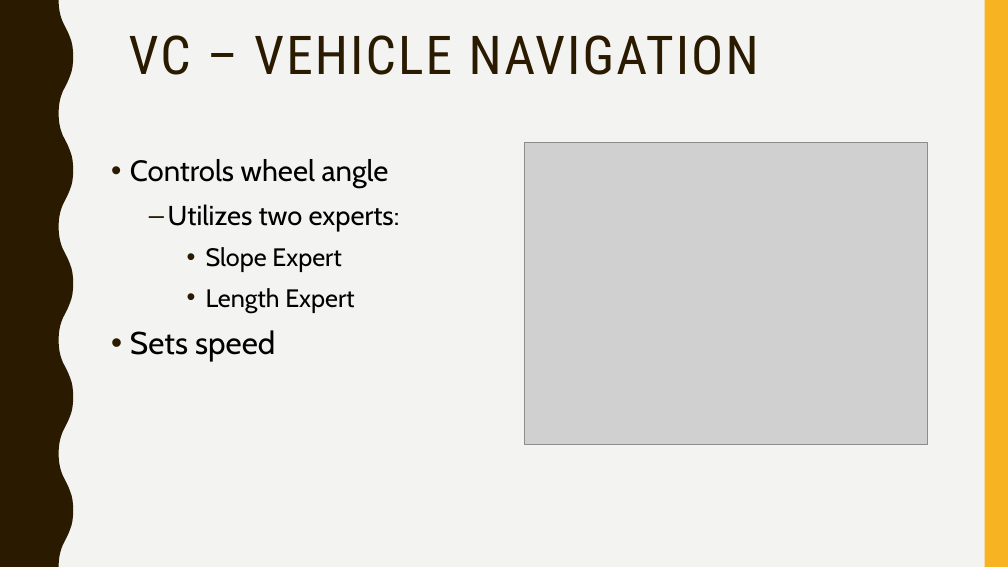
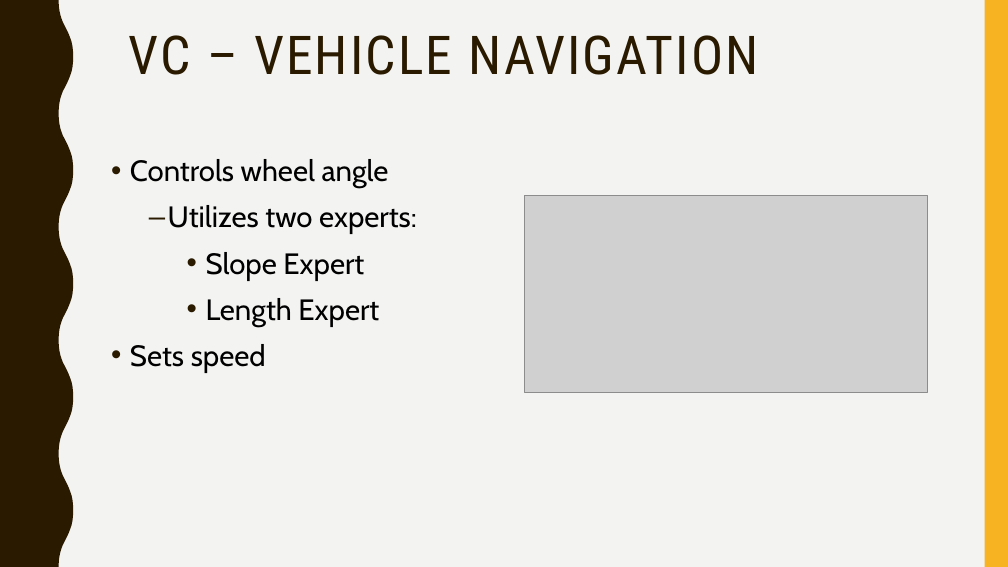
Before and after one commit to jean-lucas/vic, a slide deck: slide 14 of Presentation/Vehicle-Intersection-Control-Presentation.pptx (slide 12 before the commit). Drawn at 1008x567 pixels with LibreOffice and Linux fonts; fonts in the diff are those of the drawing; grey boxes stand for pictures. Boxes give left, top, right and bottom in pixels: in the first picture for what was removed or moved away, otherwise in the second. Text is boxed around its words. In the diff, an @@ line names an element or a change of style, - is before the commit and + after.

```diff
--- a/Presentation/Vehicle-Intersection-Control-Presentation.pptx
+++ b/Presentation/Vehicle-Intersection-Control-Presentation.pptx
@@ text at <box>130,205,417,373</box>: size 26 to 28 pt in "Utilizes two experts:"; size 24 to 28 pt in "Slope Expert", "Length Expert"; size 30 to 28 pt in "Sets speed" @@
@@ picture: place and size @@
-picture at <box>524,142,927,445</box>
+picture at <box>524,195,927,392</box>
```
Also in this commit, not shown: 6 other slides changed, 3 slides added.
